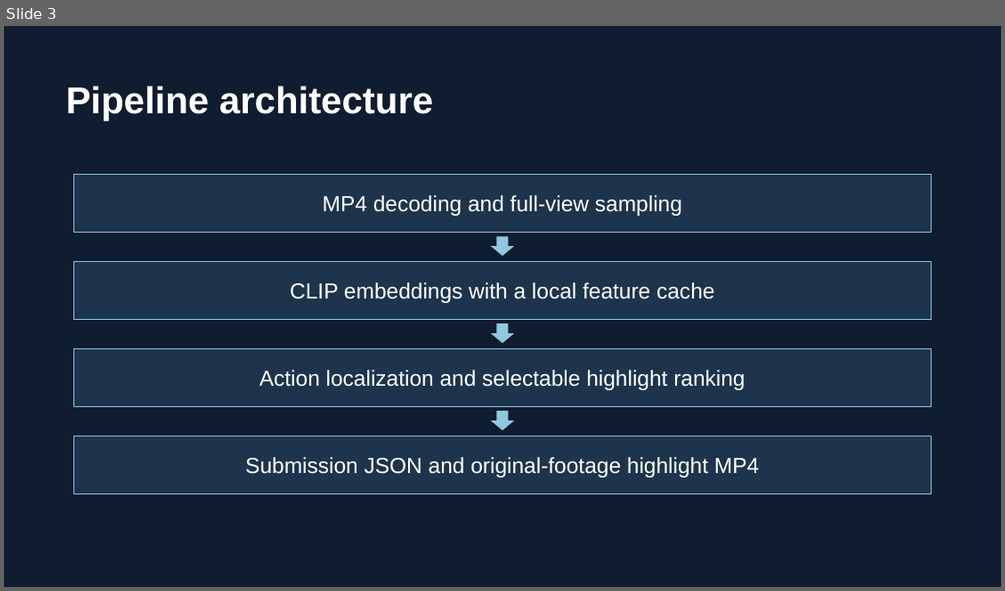
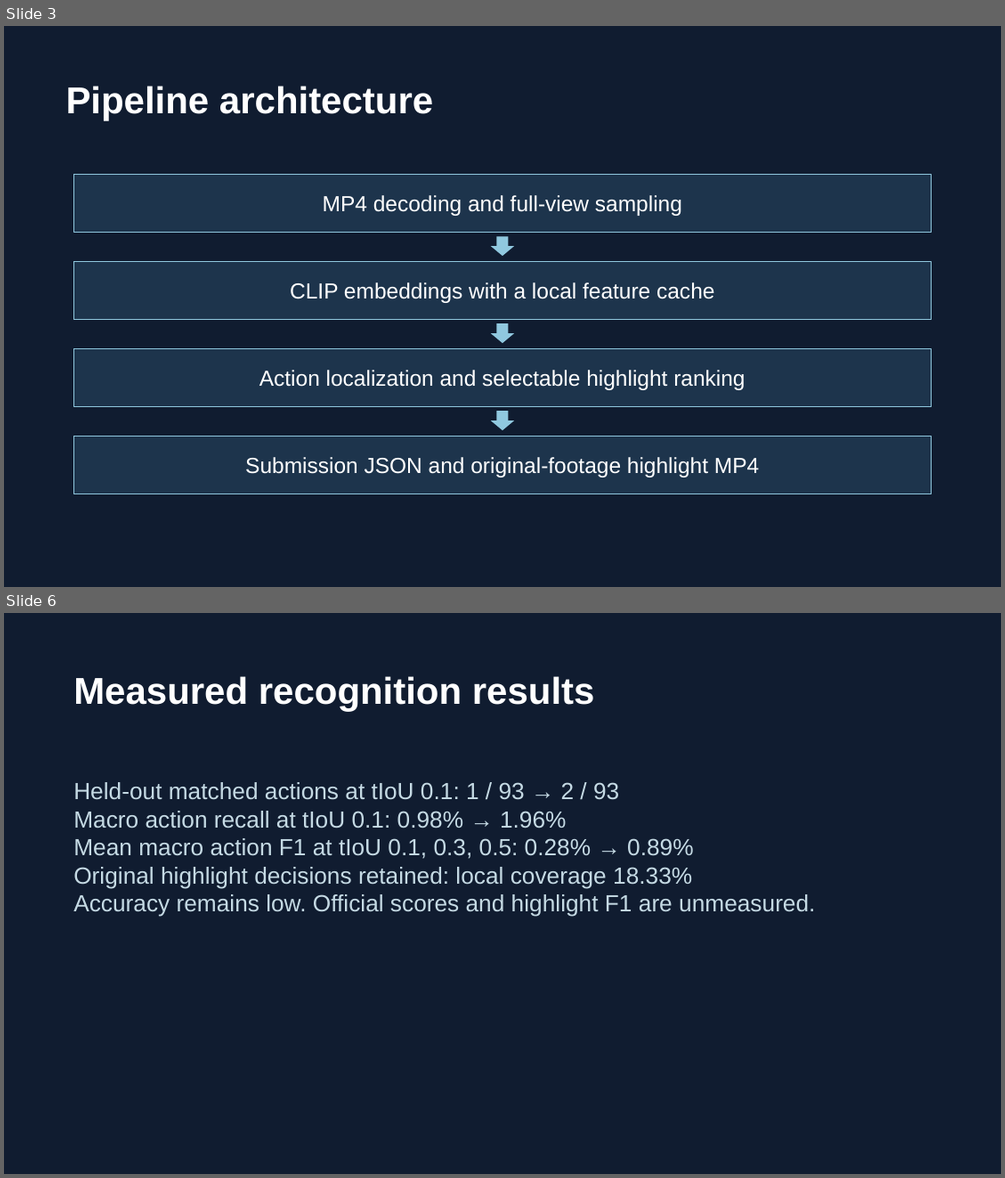
Before and after one commit to goodchanges/samsung-xr-track4, a slide deck: docs/VelloreInstituteOfTechnologyVellore_VIT.pptx. Shown one above the other, each under a label of ours: slide 3 before the commit, slides 3 and 6 after it; the slides between them are not shown. The pictures are 1005x591 and 1005x1178 pixels, drawn with LibreOffice and Linux fonts; fonts in the diff are those of the drawing. Boxes give left, top, right and bottom in pixels: in the first picture for what was removed or moved away, otherwise in the second. Text is boxed around its words. In the diff, an @@ line names an element or a change of style, - is before the commit and + after.

Commit message:
feat(recognition): checkpoint Track 4 prototype and evaluation

```diff
--- a/docs/VelloreInstituteOfTechnologyVellore_VIT.pptx
+++ b/docs/VelloreInstituteOfTechnologyVellore_VIT.pptx
@@ slide 6 added at (x1=4, y1=613, x2=1001, y2=1174), background #101C30 @@
@@ text added at (x1=73, y1=676, x2=595, y2=711), 36 pt, text #FFFFFF, bold @@
+Measured recognition results
@@ text added at (x1=73, y1=782, x2=815, y2=916), 22.5 pt, text #C5DAE4 @@
+Held-out matched actions at tIoU 0.1: 1 / 93 → 2 / 93
+Macro action recall at tIoU 0.1: 0.98% → 1.96%
+Mean macro action F1 at tIoU 0.1, 0.3, 0.5: 0.28% → 0.89%
+Original highlight decisions retained: local coverage 18.33%
+Accuracy remains low. Official scores and highlight F1 are unmeasured.
```
Also in this commit, not shown: 3 other slides added, 4 slides removed, 33 other files.
